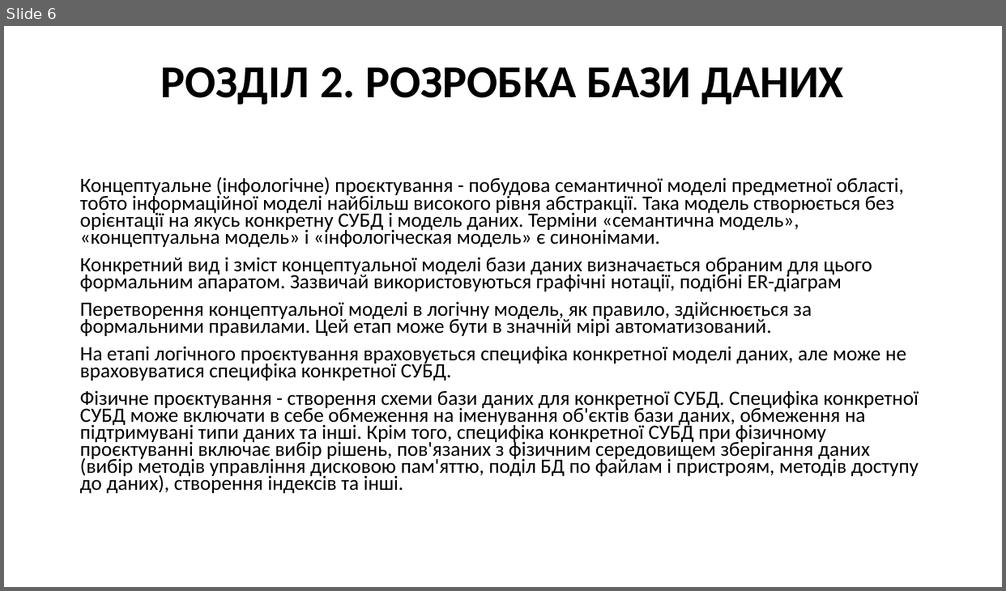
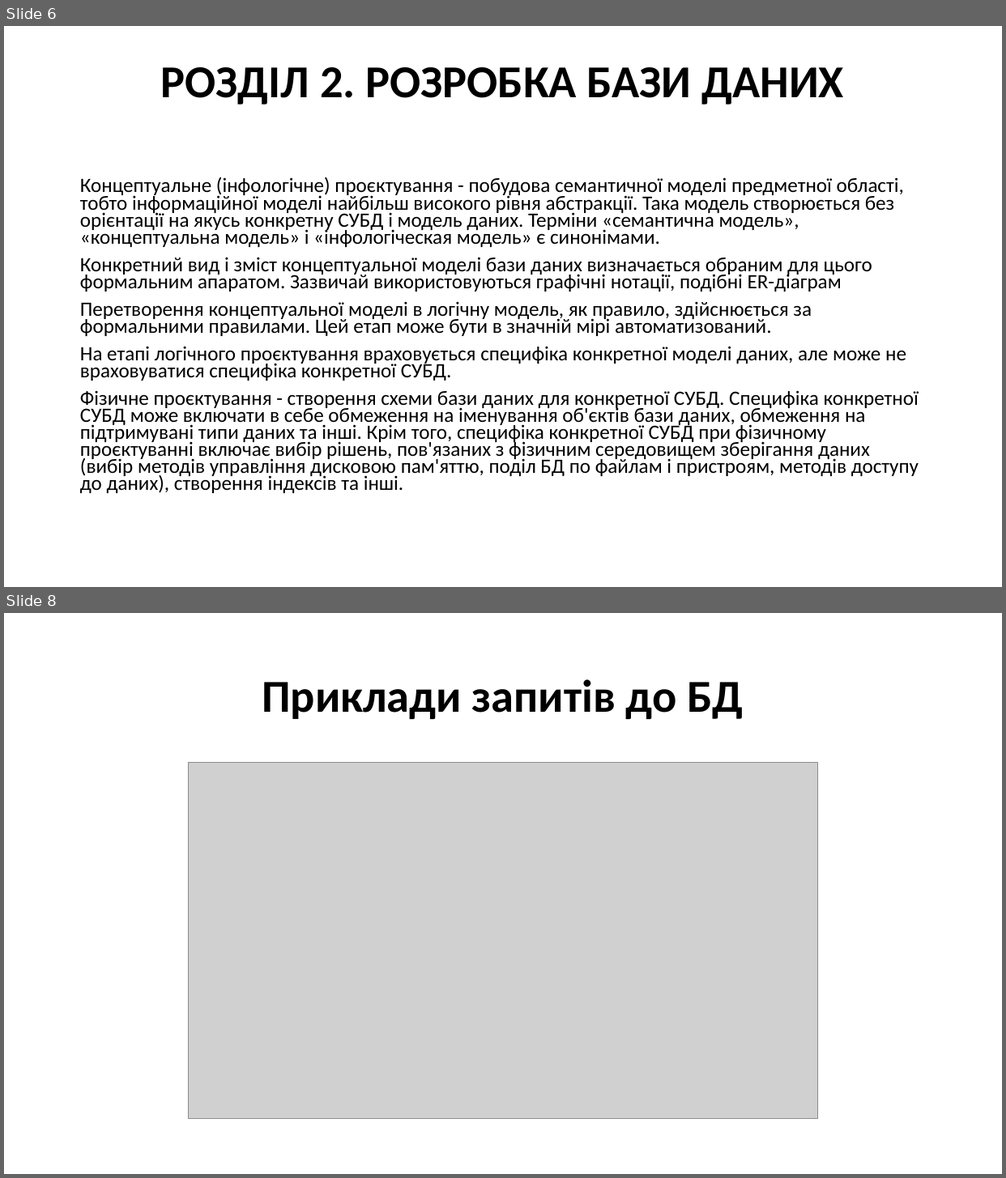
Before and after one commit to OJler/Kursova, a slide deck: Презентація до курсової роботи.pptx. Shown one above the other, each under a label of ours: slide 6 before the commit, slides 6 and 8 after it; the slides between them are not shown. The pictures are 1006x591 and 1006x1178 pixels, drawn with LibreOffice and Linux fonts; fonts in the diff are those of the drawing; grey boxes stand for pictures. Boxes give left, top, right and bottom in pixels: in the first picture for what was removed or moved away, otherwise in the second. Text is boxed around its words. In the diff, an @@ line names an element or a change of style, - is before the commit and + after.

```diff
--- a/Презентація до курсової роботи.pptx
+++ b/Презентація до курсової роботи.pptx
@@ slide 8 added at (4,613,1002,1174), background #FFFFFF @@
@@ title added at (262,679,743,719), 44 pt, text #000000, bold @@
+Приклади запитів до БД
@@ picture added at (188,763,817,1119) @@
```
Also in this commit, not shown: 2 slides changed, 1 other slide added, 1 slide removed, 1 other file.
